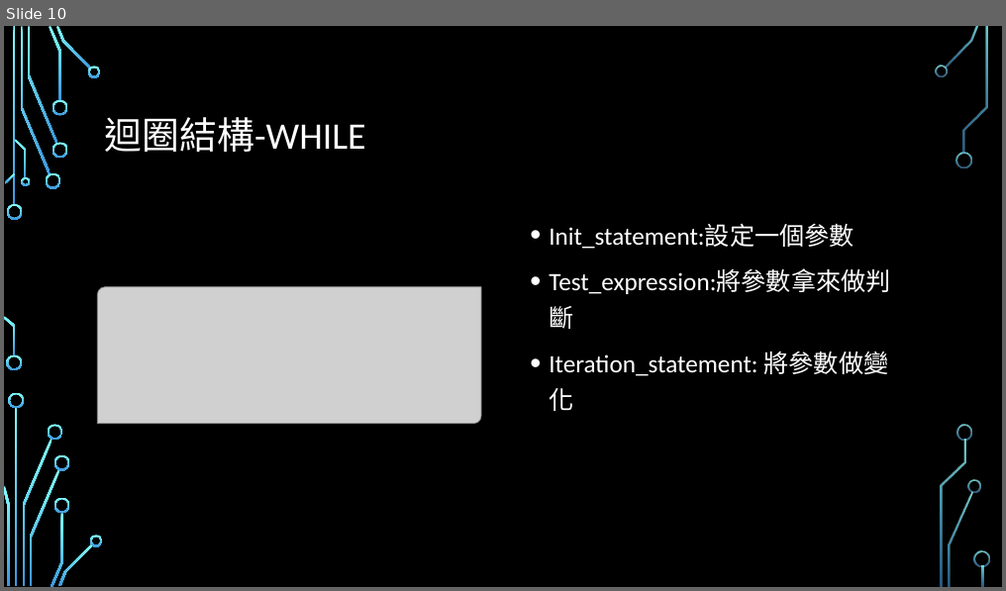
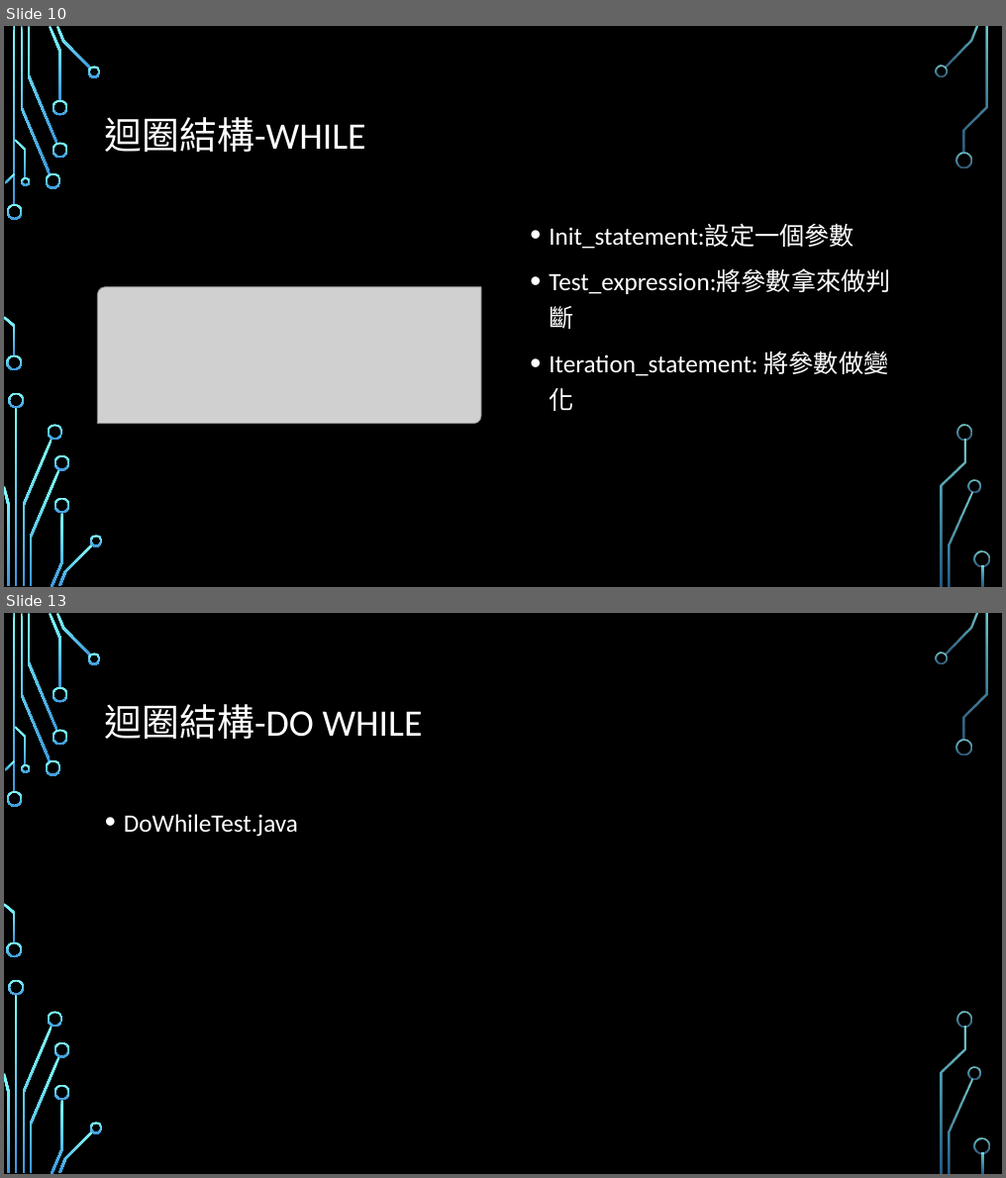
Before and after one commit to Alvin-Lo0729/ncut-java, a slide deck: doc/JAVA0123.pptx. Shown one above the other, each under a label of ours: slide 10 before the commit, slides 10 and 13 after it; the slides between them are not shown. The pictures are 1006x591 and 1006x1178 pixels, drawn with LibreOffice and Linux fonts; fonts in the diff are those of the drawing; grey boxes stand for pictures; background and template pictures are left out. Boxes give left, top, right and bottom in pixels: in the first picture for what was removed or moved away, otherwise in the second. Text is boxed around its words. In the diff, an @@ line names an element or a change of style, - is before the commit and + after.

```diff
--- a/doc/JAVA0123.pptx
+++ b/doc/JAVA0123.pptx
@@ slide 13 added at [4,613,1002,1174], background picture (left out); not listed: 36 template elements that a slide beside it also shows @@
@@ title added at [105,704,423,739], 36 pt, text #FFFFFF @@
+迴圈結構-DO WHILE
@@ text added at [124,814,298,837], 24 pt, text #FFFFFF @@
+• DoWhileTest.java
```
Also in this commit, not shown: 2 slides changed, 5 other slides added, 12 other files.
